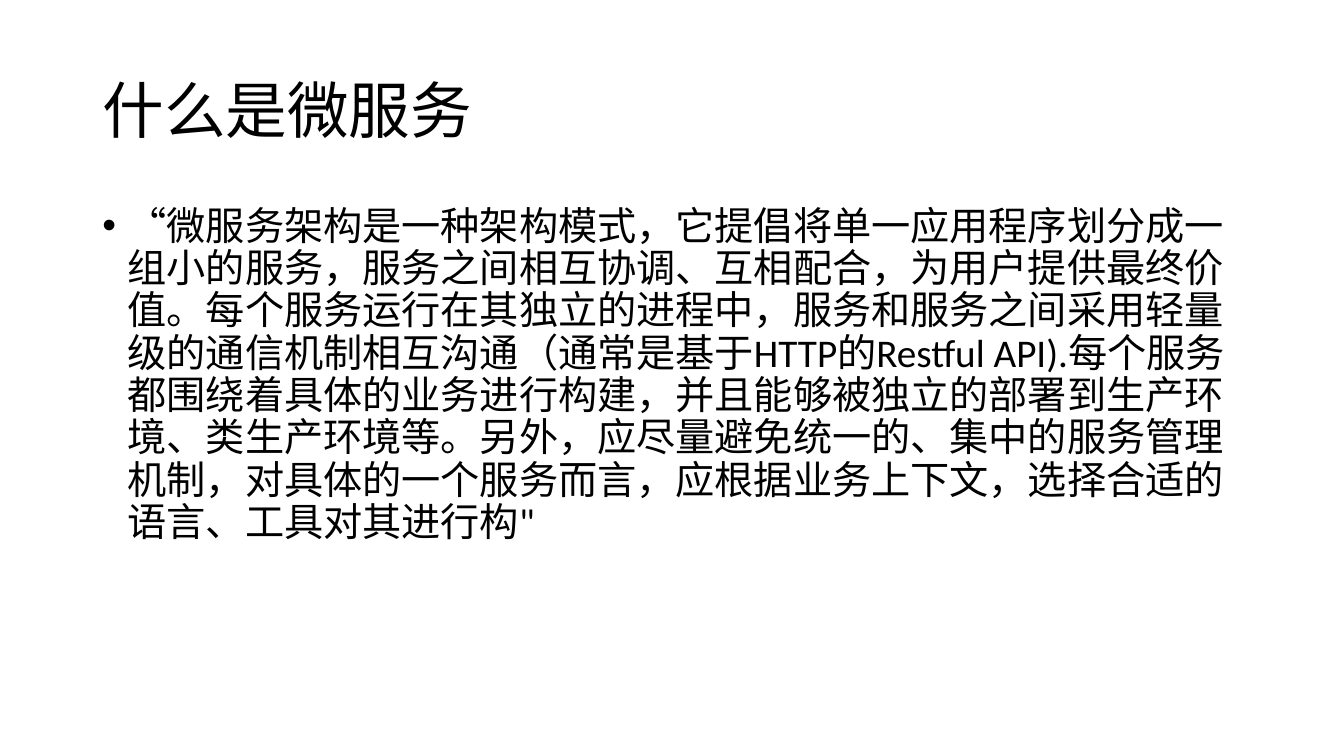
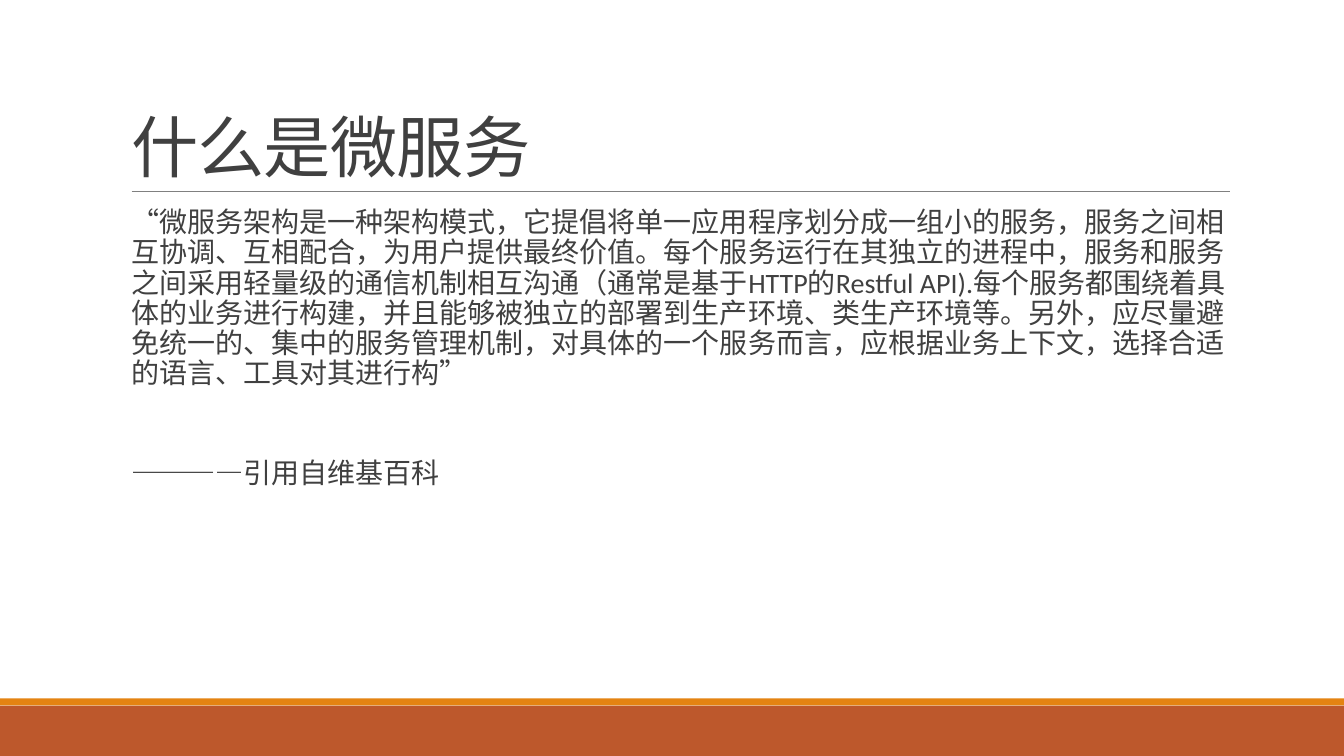
Before and after one commit to airuitian/MicroService, a slide deck: slide 8 of springboot/SpringBoot-1.pptx. Drawn at 1344x756 pixels with LibreOffice and Linux fonts; fonts in the diff are those of the drawing. Boxes give left, top, right and bottom in pixels: in the first picture for what was removed or moved away, otherwise in the second. Text is boxed around its words. In the diff, an @@ line names an element or a change of style, - is before the commit and + after.

Commit message:
update ppt

```diff
--- a/springboot/SpringBoot-1.pptx
+++ b/springboot/SpringBoot-1.pptx
@@ title "什么是微服务": place and size @@
-title "什么是微服务" at <box>102,81,472,138</box>
+title "什么是微服务" at <box>131,115,530,178</box>
@@ title "什么是微服务" at <box>131,115,530,178</box>: size 44 to 48 pt, text colour #000000 to #404040, letter spacing 0 to -0.5 pt; line spacing 0.9 to 0.85; vertical alignment middle to bottom @@
@@ text at <box>131,208,1226,486</box>: text changed; size 28 to 20 pt; text colour #000000 to #404040 @@
-• “微服务架构是一种架构模式，它提倡将单一应用程序划分成一组小的服务，服务之间相互协调、互相配合，为用户提供最终价值。每个服务运行在其独立的进程中，服务和服务之间采用轻量级的通信机制相互沟通（通常是基于HTTP的Restful API).每个服务都围绕着具体的业务进行构建，并且能够被独立的部署到生产环境、类生产环境等。另外，应尽量避免统一的、集中的服务管理机制，对具体的一个服务而言，应根据业务上下文，选择合适的语言、工具对其进行构"
+  “微服务架构是一种架构模式，它提倡将单一应用程序划分成一组小的服务，服务之间相互协调、互相配合，为用户提供最终价值。每个服务运行在其独立的进程中，服务和服务之间采用轻量级的通信机制相互沟通（通常是基于HTTP的Restful API).每个服务都围绕着具体的业务进行构建，并且能够被独立的部署到生产环境、类生产环境等。另外，应尽量避免统一的、集中的服务管理机制，对具体的一个服务而言，应根据业务上下文，选择合适的语言、工具对其进行构”
+  ————引用自维基百科
@@ line added from (132, 192) to (1231, 192), #808080 0.5 pt @@
@@ rectangle added at <box>0,706,1344,756</box>, fill #BD582C @@
@@ rectangle added at <box>0,699,1344,706</box>, fill #E48312 @@
```
Also in this commit, not shown: 26 other slides changed, 15 slides added, 42 other files.
